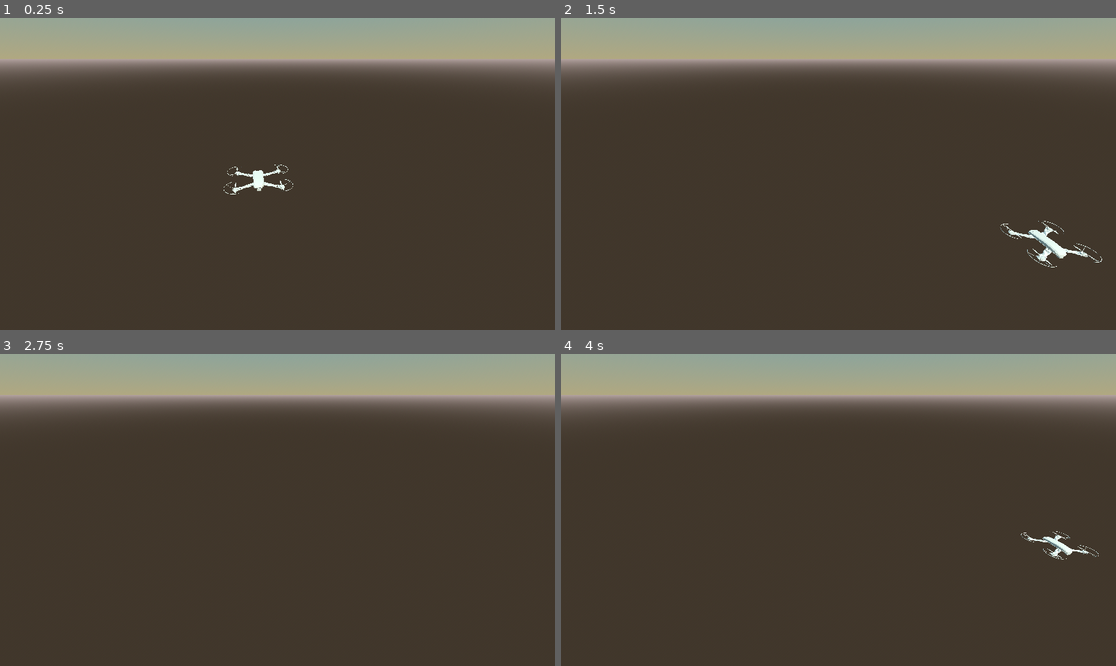
Above: before the commit, frames 1-4 (two rows, left to right).
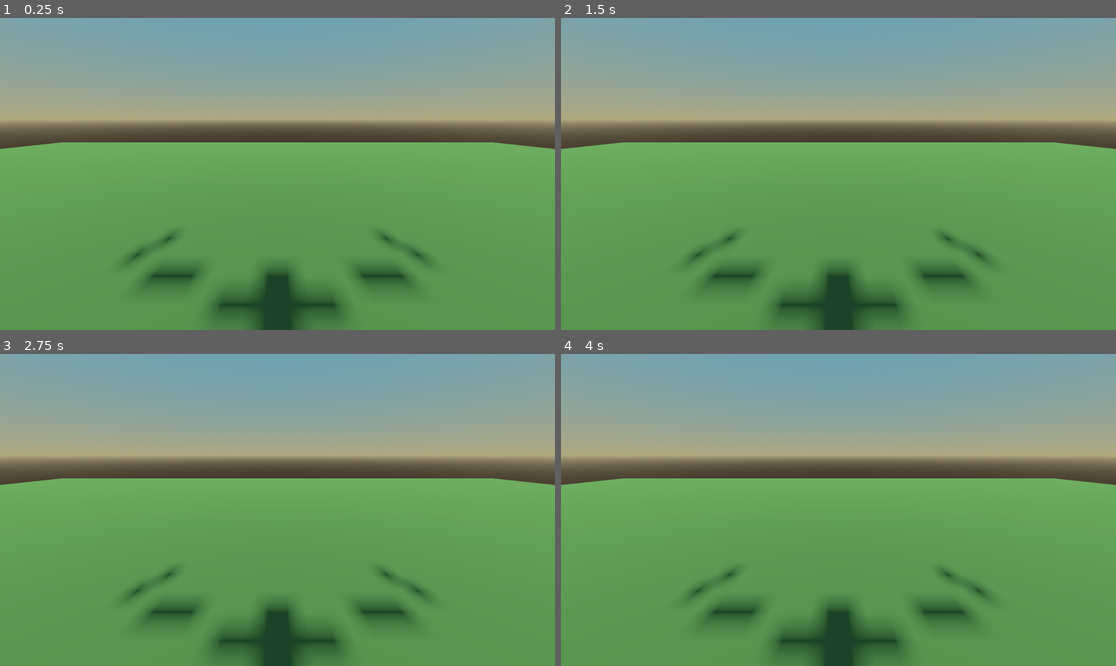
Above: after the commit, the same moments.

Repository: ADichoso/msdrone-godot
Game: Godot game, scene res://scenes/levels/root_level.tscn
Two runs of this game, one before a commit and one after it. Both use one fixed random seed, a clock stepped at 60 frames per second and the inputs below. Before the commit the project starts from res://scenes/main.tscn.
Inputs:
- Up to frame 1 (0.25 s): no input
- Up to frame 2 (1.5 s): tap Enter (ui_accept) at 0.5, 0.6, 0.77, 1.07, 1.35 s; hold Right (ui_right) 0.53-1.28 s; hold Down (ui_down) from 1.28 s (still down)
- Up to frame 3 (2.75 s): tap Enter (ui_accept) at 1.52, 1.82, 2.1 s; release Down (ui_down) at 2.03 s; hold Right (ui_right) from 2.03 s (still down)
- Up to frame 4 (4 s): tap Enter (ui_accept) at 2.75, 2.85, 3.02, 3.32, 3.5, 3.6, 3.77 s; release Right (ui_right) at 2.78 s; hold Up (ui_up) 2.78-3.53 s; hold Left (ui_left) from 3.53 s (still down)

The runs differ from the first frame. In frame 1, 97% of the frame differs, in the area x 0-100%, y 0-100%; in frame 2, 97%; in frame 3, 97%; in frame 4, 97%.

Commit message:
Added Drone Standard Movements

Diff:
--- a/project.godot
+++ b/project.godot
@@ -20,7 +20,51 @@
 version_control/plugin_name="GitPlugin"
 version_control/autoload_on_startup=true
 
+[input]
+
+drone_turn_left={
+"deadzone": 0.2,
+"events": [Object(InputEventJoypadMotion,"resource_local_to_scene":false,"resource_name":"","device":-1,"axis":0,"axis_value":-1.0,"script":null)
+]
+}
+drone_turn_right={
+"deadzone": 0.2,
+"events": [Object(InputEventJoypadMotion,"resource_local_to_scene":false,"resource_name":"","device":-1,"axis":0,"axis_value":1.0,"script":null)
+]
+}
+drone_fly_up={
+"deadzone": 0.2,
+"events": [Object(InputEventJoypadMotion,"resource_local_to_scene":false,"resource_name":"","device":-1,"axis":1,"axis_value":-1.0,"script":null)
+]
+}
+drone_fly_down={
+"deadzone": 0.2,
+"events": [Object(InputEventJoypadMotion,"resource_local_to_scene":false,"resource_name":"","device":-1,"axis":1,"axis_value":1.0,"script":null)
+]
+}
+drone_left={
+"deadzone": 0.2,
+"events": [Object(InputEventJoypadMotion,"resource_local_to_scene":false,"resource_name":"","device":-1,"axis":2,"axis_value":-1.0,"script":null)
+]
+}
+drone_right={
+"deadzone": 0.2,
+"events": [Object(InputEventJoypadMotion,"resource_local_to_scene":false,"resource_name":"","device":-1,"axis":2,"axis_value":1.0,"script":null)
+]
+}
+drone_forward={
+"deadzone": 0.2,
+"events": [Object(InputEventJoypadMotion,"resource_local_to_scene":false,"resource_name":"","device":-1,"axis":3,"axis_value":-1.0,"script":null)
+]
+}
+drone_backward={
+"deadzone": 0.2,
+"events": [Object(InputEventJoypadMotion,"resource_local_to_scene":false,"resource_name":"","device":-1,"axis":3,"axis_value":1.0,"script":null)
+]
+}
+
 [rendering]
 
 renderer/rendering_method="gl_compatibility"
 renderer/rendering_method.mobile="gl_compatibility"
+anti_aliasing/quality/msaa_3d=1
--- /dev/null
+++ b/resources/materials/floor_mat3d.tres
@@ -0,0 +1,4 @@
+[gd_resource type="StandardMaterial3D" format=3 uid="uid://na7e0kr2q7ow"]
+
+[resource]
+albedo_color = Color(0.28691489, 0.3936263, 0.19297257, 1)
--- /dev/null
+++ b/resources/root_level_procedural_sky_mat.tres
@@ -0,0 +1,7 @@
+[gd_resource type="ProceduralSkyMaterial" format=3 uid="uid://cwbe3i6scd4f1"]
+
+[resource]
+sky_top_color = Color(0.39190003, 0.626612, 0.72684425, 1)
+sky_horizon_color = Color(0.6922757, 0.6576445, 0.5028888, 1)
+ground_bottom_color = Color(0.25399244, 0.21624544, 0.17379308, 1)
+ground_horizon_color = Color(0.69411767, 0.65882355, 0.5019608, 1)
--- /dev/null
+++ b/resources/root_level_sky.tres
@@ -0,0 +1,6 @@
+[gd_resource type="Sky" load_steps=2 format=3 uid="uid://bygbhuljw5ynq"]
+
+[ext_resource type="Material" uid="uid://cwbe3i6scd4f1" path="res://resources/root_level_procedural_sky_mat.tres" id="1_485b6"]
+
+[resource]
+sky_material = ExtResource("1_485b6")
--- /dev/null
+++ b/resources/root_level_world_env.tres
@@ -0,0 +1,9 @@
+[gd_resource type="Environment" load_steps=2 format=3 uid="uid://ckhjjjq86fqvg"]
+
+[ext_resource type="Sky" uid="uid://bygbhuljw5ynq" path="res://resources/root_level_sky.tres" id="1_tl30y"]
+
+[resource]
+background_mode = 2
+sky = ExtResource("1_tl30y")
+ambient_light_color = Color(0.29347375, 0.76364446, 0.8186031, 1)
+ambient_light_sky_contribution = 0.8
--- /dev/null
+++ b/scenes/Drone/drone_cb.tscn
@@ -0,0 +1,28 @@
+[gd_scene load_steps=4 format=3 uid="uid://cin0ld53v2pel"]
+
+[ext_resource type="Script" uid="uid://yovbe62fbtt" path="res://scripts/drone_cb3d.gd" id="1_v0w56"]
+[ext_resource type="PackedScene" uid="uid://bft3r4pbwxjj6" path="res://scenes/Drone/drone_mesh.tscn" id="2_v0w56"]
+
+[sub_resource type="SphereShape3D" id="SphereShape3D_sugp2"]
+radius = 0.5753299
+
+[node name="Drone_CB" type="CharacterBody3D"]
+transform = Transform3D(0.59762514, 0, -0.80177563, 0, 1, 0, 0.80177563, 0, 0.59762514, 0, 0, 0)
+script = ExtResource("1_v0w56")
+MOVEMENT_SPEED = 2.5
+ELEVATION_SPEED = 0.5
+
+[node name="Drone_Mesh" parent="." instance=ExtResource("2_v0w56")]
+transform = Transform3D(-1, 0, -8.742278e-08, 0, 1, 0, 8.742278e-08, 0, -1, 0, 0, 0)
+
+[node name="CollisionShape3D" type="CollisionShape3D" parent="."]
+shape = SubResource("SphereShape3D_sugp2")
+
+[node name="Camera_Controller" type="Node3D" parent="."]
+top_level = true
+
+[node name="Target" type="Node3D" parent="Camera_Controller"]
+transform = Transform3D(1, 0, 0, 0, 0.9659258, 0.25881904, 0, -0.25881904, 0.9659258, 0, -0.063, -0.247)
+
+[node name="Camera3D" type="Camera3D" parent="Camera_Controller/Target"]
+transform = Transform3D(1, 0, 0, 0, 1.0000001, 0, 0, 0, 1.0000001, 0, 0, 0)
--- /dev/null
+++ b/scenes/Drone/drone_mesh.tscn
@@ -0,0 +1,67 @@
+[gd_scene load_steps=3 format=3 uid="uid://bft3r4pbwxjj6"]
+
+[ext_resource type="PackedScene" uid="uid://3do3agwbly7r" path="res://assets/Drone.fbx" id="1_e6pei"]
+
+[sub_resource type="StandardMaterial3D" id="StandardMaterial3D_kvymy"]
+albedo_color = Color(0.2617403, 0.24052122, 0.22535875, 1)
+metallic = 0.29
+roughness = 0.25
+
+[node name="Drone" instance=ExtResource("1_e6pei")]
+
+[node name="Cube_001" parent="Drone" index="0"]
+surface_material_override/0 = SubResource("StandardMaterial3D_kvymy")
+
+[node name="Cube_011" parent="Drone" index="1"]
+surface_material_override/0 = SubResource("StandardMaterial3D_kvymy")
+
+[node name="Cylinder_001" parent="Drone" index="2"]
+surface_material_override/0 = SubResource("StandardMaterial3D_kvymy")
+
+[node name="Cylinder_003" parent="Drone" index="3"]
+surface_material_override/0 = SubResource("StandardMaterial3D_kvymy")
+
+[node name="Cylinder_004" parent="Drone" index="4"]
+surface_material_override/0 = SubResource("StandardMaterial3D_kvymy")
+
+[node name="Cylinder_008" parent="Drone" index="5"]
+surface_material_override/0 = SubResource("StandardMaterial3D_kvymy")
+
+[node name="Cylinder_009" parent="Drone" index="6"]
+surface_material_override/0 = SubResource("StandardMaterial3D_kvymy")
+
+[node name="Cylinder_010" parent="Drone" index="7"]
+surface_material_override/0 = SubResource("StandardMaterial3D_kvymy")
+
+[node name="Cube_021" parent="Drone" index="8"]
+surface_material_override/0 = SubResource("StandardMaterial3D_kvymy")
+
+[node name="Cube_025" parent="Drone" index="9"]
+surface_material_override/0 = SubResource("StandardMaterial3D_kvymy")
+
+[node name="Cylinder_002" parent="Drone" index="10"]
+surface_material_override/0 = SubResource("StandardMaterial3D_kvymy")
+
+[node name="Cylinder_005" parent="Drone" index="11"]
+surface_material_override/0 = SubResource("StandardMaterial3D_kvymy")
+
+[node name="Cylinder_006" parent="Drone" index="12"]
+surface_material_override/0 = SubResource("StandardMaterial3D_kvymy")
+
+[node name="Cube_022" parent="Drone" index="13"]
+surface_material_override/0 = SubResource("StandardMaterial3D_kvymy")
+
+[node name="Cube_023" parent="Drone" index="14"]
+surface_material_override/0 = SubResource("StandardMaterial3D_kvymy")
+
+[node name="Cylinder_020" parent="Drone" index="15"]
+surface_material_override/0 = SubResource("StandardMaterial3D_kvymy")
+
+[node name="Cylinder_021" parent="Drone" index="16"]
+surface_material_override/0 = SubResource("StandardMaterial3D_kvymy")
+
+[node name="Cylinder_022" parent="Drone" index="17"]
+surface_material_override/0 = SubResource("StandardMaterial3D_kvymy")
+
+[node name="Cylinder_023" parent="Drone" index="18"]
+surface_material_override/0 = SubResource("StandardMaterial3D_kvymy")
--- /dev/null
+++ b/scenes/levels/root_level.tscn
@@ -0,0 +1,38 @@
+[gd_scene load_steps=6 format=3 uid="uid://c347f64scck6e"]
+
+[ext_resource type="PackedScene" uid="uid://cin0ld53v2pel" path="res://scenes/Drone/drone_cb.tscn" id="1_5bocx"]
+[ext_resource type="Environment" uid="uid://ckhjjjq86fqvg" path="res://resources/root_level_world_env.tres" id="1_bjr41"]
+[ext_resource type="Material" uid="uid://na7e0kr2q7ow" path="res://resources/materials/floor_mat3d.tres" id="2_ujr3r"]
+
+[sub_resource type="BoxMesh" id="BoxMesh_docf2"]
+material = ExtResource("2_ujr3r")
+size = Vector3(10, 0.2, 10)
+
+[sub_resource type="BoxShape3D" id="BoxShape3D_imdew"]
+size = Vector3(10, 0.2, 10)
+
+[node name="RootLevel" type="Node3D"]
+
+[node name="WorldEnvironment" type="WorldEnvironment" parent="."]
+environment = ExtResource("1_bjr41")
+
+[node name="Drone_CB" parent="." instance=ExtResource("1_5bocx")]
+transform = Transform3D(0.99999994, 0, 0, 0, 1, 0, 0, 0, 0.99999994, 0, 0, 0)
+
+[node name="PersonCamera" type="Camera3D" parent="."]
+transform = Transform3D(0.99405634, 0.053608634, -0.09475291, 0, 0.87035567, 0.49242365, 0.108866885, -0.4894969, 0.8651825, -0.00081413984, 1.5030177, 3.013518)
+
+[node name="Floor_SB" type="StaticBody3D" parent="."]
+transform = Transform3D(1, 0, 0, 0, 1, 0, 0, 0, 1, 0, -0.4579233, 0)
+metadata/_edit_group_ = true
+
+[node name="MeshInstance3D" type="MeshInstance3D" parent="Floor_SB"]
+mesh = SubResource("BoxMesh_docf2")
+
+[node name="CollisionShape3D" type="CollisionShape3D" parent="Floor_SB"]
+shape = SubResource("BoxShape3D_imdew")
+
+[node name="DirectionalLight3D" type="DirectionalLight3D" parent="."]
+transform = Transform3D(1, 0, 0, 0, 0.8148649, 0.579651, 0, -0.579651, 0.8148649, 0, 2.4148521, 5.306818)
+light_color = Color(1, 1, 0.89411765, 1)
+shadow_enabled = true
--- a/scenes/main.tscn
+++ /dev/null
@@ -1,49 +0,0 @@
-[gd_scene load_steps=8 format=3 uid="uid://c347f64scck6e"]
-
-[ext_resource type="Script" uid="uid://yovbe62fbtt" path="res://scripts/drone_cb3d.gd" id="1_0wfyh"]
-[ext_resource type="PackedScene" uid="uid://3do3agwbly7r" path="res://assets/Drone.fbx" id="1_o5qli"]
-
-[sub_resource type="ProceduralSkyMaterial" id="ProceduralSkyMaterial_0wfyh"]
-sky_top_color = Color(0.39190003, 0.626612, 0.72684425, 1)
-sky_horizon_color = Color(0.6922757, 0.6576445, 0.5028888, 1)
-ground_bottom_color = Color(0.25399244, 0.21624544, 0.17379308, 1)
-ground_horizon_color = Color(0.7035718, 0.6378145, 0.6274937, 1)
-
-[sub_resource type="Sky" id="Sky_sugp2"]
-sky_material = SubResource("ProceduralSkyMaterial_0wfyh")
-
-[sub_resource type="Environment" id="Environment_jyhfs"]
-background_mode = 2
-sky = SubResource("Sky_sugp2")
-
-[sub_resource type="SphereShape3D" id="SphereShape3D_sugp2"]
-radius = 0.5753299
-
-[sub_resource type="WorldBoundaryShape3D" id="WorldBoundaryShape3D_0wfyh"]
-
-[node name="Node3D" type="Node3D"]
-
-[node name="WorldEnvironment" type="WorldEnvironment" parent="."]
-environment = SubResource("Environment_jyhfs")
-
-[node name="CharacterBody3D" type="CharacterBody3D" parent="."]
-script = ExtResource("1_0wfyh")
-
-[node name="Drone" parent="CharacterBody3D" instance=ExtResource("1_o5qli")]
-
-[node name="CollisionShape3D" type="CollisionShape3D" parent="CharacterBody3D"]
-shape = SubResource("SphereShape3D_sugp2")
-
-[node name="Camera3D" type="Camera3D" parent="."]
-transform = Transform3D(0.99405634, 0.053608634, -0.09475291, 0, 0.87035567, 0.49242365, 0.108866885, -0.4894969, 0.8651825, -0.00081413984, 1.5030177, 3.013518)
-
-[node name="StaticBody3D" type="StaticBody3D" parent="."]
-transform = Transform3D(1, 0, 0, 0, 1, 0, 0, 0, 1, 0, -0.8045535, 0)
-
-[node name="CollisionShape3D" type="CollisionShape3D" parent="StaticBody3D"]
-transform = Transform3D(1, 0, 0, 0, 1, 0, 0, 0, 1, 0, -1.175804, 0)
-shape = SubResource("WorldBoundaryShape3D_0wfyh")
-
-[node name="DirectionalLight3D" type="DirectionalLight3D" parent="."]
-transform = Transform3D(1, 0, 0, 0, 0.5797648, 0.8147839, 0, -0.8147839, 0.5797648, 0, 2.9125338, 0)
-light_color = Color(1, 1, 0.89411765, 1)
--- a/scripts/drone_cb3d.gd
+++ b/scripts/drone_cb3d.gd
@@ -1,28 +1,56 @@
 extends CharacterBody3D
 
 
-const SPEED = 5.0
-const JUMP_VELOCITY = 4.5
+@export var TURN_SPEED = 0.025
+@export var MOVEMENT_SPEED = 5.0
+@export var ELEVATION_SPEED = 5.0
 
 
+'''
+DRONE CONTROL METHOD:
+	Left Axis Up & Down: Drone Goes Up & Down the world, VERTICALLY
+	Left Axis Left & Right: Drone ROTATES, TURNING to the left or the right.
+	Right Axis Up & Down: Forward, Backward
+	Right Axis Left & Right: Left, Right
+'''
 func _physics_process(delta: float) -> void:
-	# Add the gravity.
-	if not is_on_floor():
+	# Add the gravity (DISABLED, Drones Float).
+	'''
+		if not is_on_floor():
 		velocity += get_gravity() * delta
+	'''
+	# Handle jump (DISABLED, Drones cannot jump).
+	'''
+		if Input.is_action_just_pressed("ui_accept") and is_on_floor():
+		velocity.y = JUMP_VELOCITY
+	'''
 
-	# Handle jump.
-	if Input.is_action_just_pressed("ui_accept") and is_on_floor():
-		velocity.y = JUMP_VELOCITY
+	#Handle Left Stick Movement
+	var input_left_stick := Input.get_vector("drone_turn_right", "drone_turn_left", "drone_fly_down", "drone_fly_up")
 
-	# Get the input direction and handle the movement/deceleration.
-	# As good practice, you should replace UI actions with custom gameplay actions.
-	var input_dir := Input.get_vector("ui_left", "ui_right", "ui_up", "ui_down")
-	var direction := (transform.basis * Vector3(input_dir.x, 0, input_dir.y)).normalized()
+	# Drone Turning
+	var turn_direction := input_left_stick.x
+	if turn_direction:
+		rotate_y(turn_direction * TURN_SPEED)
+
+	var elevation := input_left_stick.y
+	if elevation:
+		velocity.y = elevation * ELEVATION_SPEED
+	else:
+		velocity.y = move_toward(velocity.y, 0, ELEVATION_SPEED)
+
+	# Handle Right Stick Movement
+	var input_right_stick := Input.get_vector("drone_left", "drone_right", "drone_forward", "drone_backward")
+	var direction := (transform.basis * Vector3(input_right_stick.x, 0, input_right_stick.y)).normalized()
 	if direction:
-		velocity.x = direction.x * SPEED
-		velocity.z = direction.z * SPEED
+		velocity.x = direction.x * MOVEMENT_SPEED
+		velocity.z = direction.z * MOVEMENT_SPEED
 	else:
-		velocity.x = move_toward(velocity.x, 0, SPEED)
-		velocity.z = move_toward(velocity.z, 0, SPEED)
+		velocity.x = move_toward(velocity.x, 0, MOVEMENT_SPEED)
+		velocity.z = move_toward(velocity.z, 0, MOVEMENT_SPEED)
 
 	move_and_slide()
+
+	#Move Camera Controller according to Drone Position AND Rotation
+	$Camera_Controller.position = lerp($Camera_Controller.position, position, 0.8)
+	$Camera_Controller.rotation = rotation
